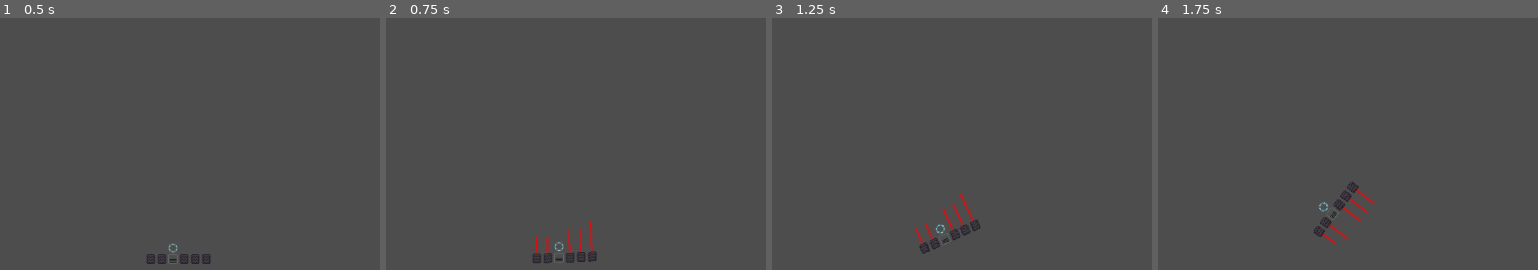
Above: before the commit, frames 1-4 (left to right).
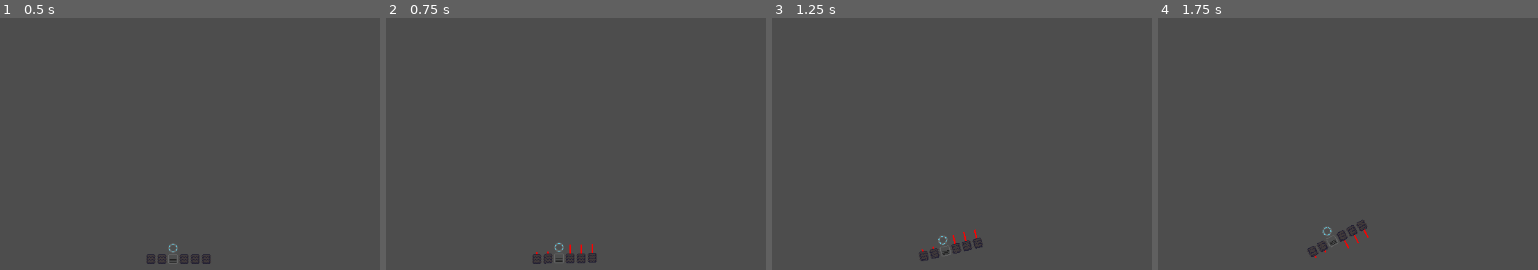
Above: after the commit, the same moments.

Repository: CaptEug/object703
Game: Godot game, scene res://testground.tscn
Same seed, same stepped clock (60 frames per second), same inputs: the game is played once before the commit and once after it.
Inputs (mouse positions are in pixels of both pictures, inside the frame that each line leads up to):
- Up to frame 1 (0.5 s): no input
- Up to frame 2 (0.75 s): tap Enter at 0.5 s; move the mouse to (728, 219) at 0.52 s; hold W (FORWARD) from 0.53 s (still down)
- Up to frame 3 (1.25 s): keep holding W (FORWARD)
- Up to frame 4 (1.75 s): move the mouse to (1165, 264) at 1.27 s; release W (FORWARD) at 1.28 s; hold S (BACKWARD) from 1.28 s (still down)

Frame 1 is identical in both runs. In frame 2, 0.3% of the frame differs, in the area x 38-56%, y 80-98%; in frame 3, 0.8%; in frame 4, 0.9%, in the area x 39-58%, y 65-96%.

Commit message:
2025/5/26 22:05

Diff:
--- a/blocks/engine.gd
+++ b/blocks/engine.gd
@@ -3,7 +3,7 @@
 const HITPOINT:int = 100
 const WEIGHT:int = 2
 var size:= Vector2(1, 1)
-var power:int = 20
+var power:int = 10
 
 func get_weight() -> float:
 	return WEIGHT
